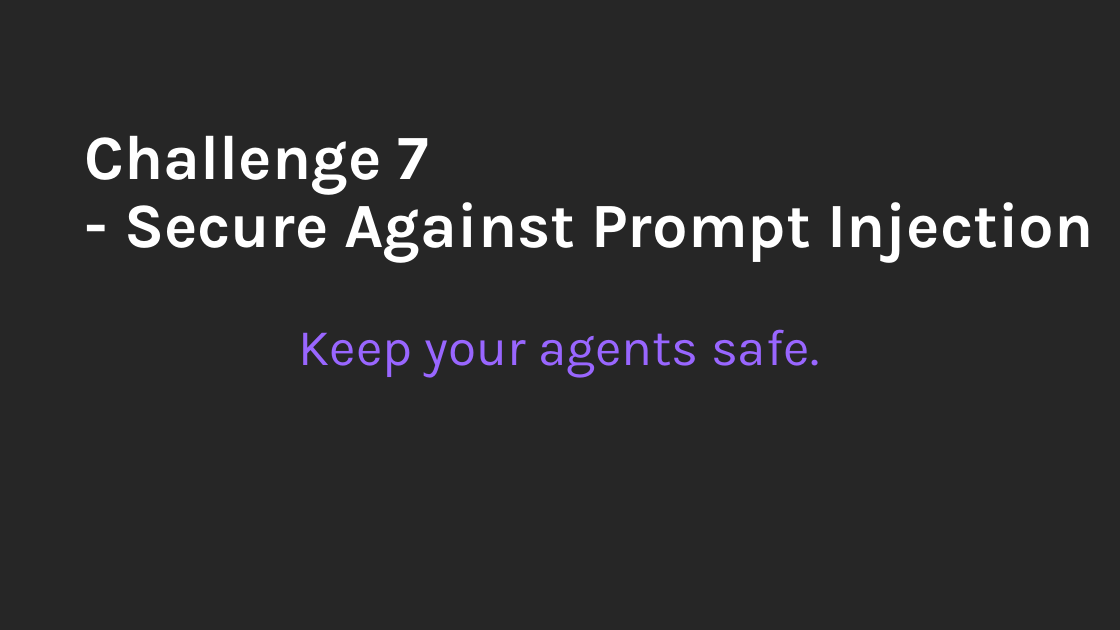
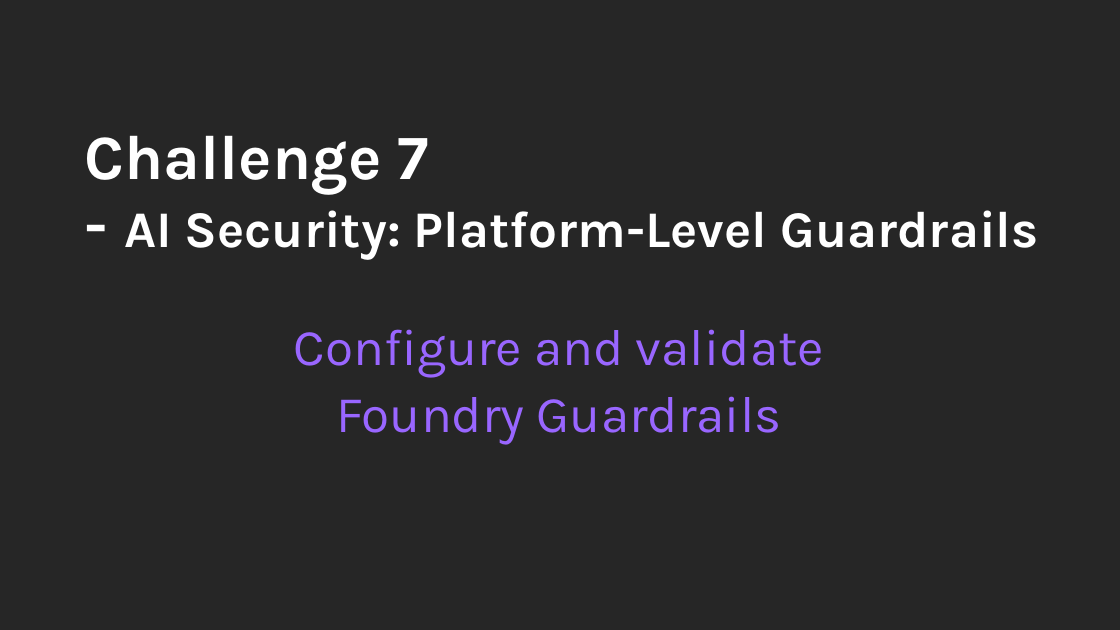
Before and after one commit to microsoft/WhatTheHack, a slide deck: slide 26 of 073-AgentFrameworkObservabilityWithNewRelic/Coach/Lectures.pptx (slide 24 before the commit). Drawn at 1120x630 pixels with LibreOffice and Linux fonts; fonts in the diff are those of the drawing; background and template pictures are left out. Boxes give left, top, right and bottom in pixels: in the first picture for what was removed or moved away, otherwise in the second. Text is boxed around its words. In the diff, an @@ line names an element or a change of style, - is before the commit and + after.

```diff
--- a/073-AgentFrameworkObservabilityWithNewRelic/Coach/Lectures.pptx
+++ b/073-AgentFrameworkObservabilityWithNewRelic/Coach/Lectures.pptx
@@ title at box(85, 135, 1038, 260): text changed; size 54 to 44 pt @@
-Challenge 7
-- Secure Against Prompt Injection
+Challenge 7
+- AI Security: Platform-Level Guardrails
@@ text at box(294, 329, 824, 445): text changed @@
-Keep your agents safe.
+Configure and validate
+Foundry Guardrails
```
Also in this commit, not shown: 2 other slides changed, 5 slides added, 1 other file.
